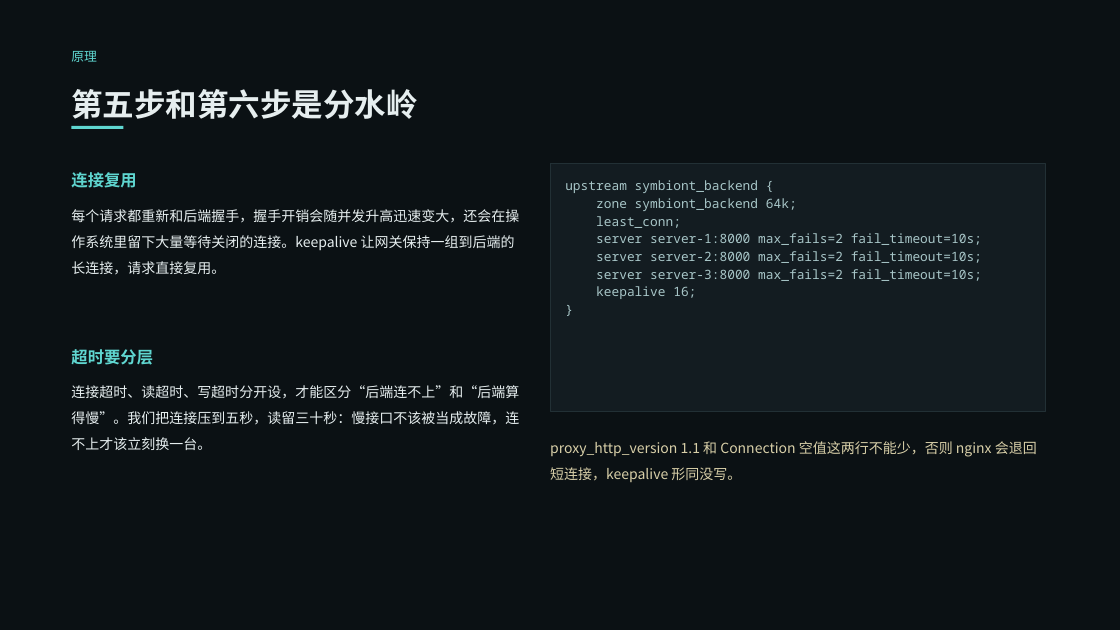
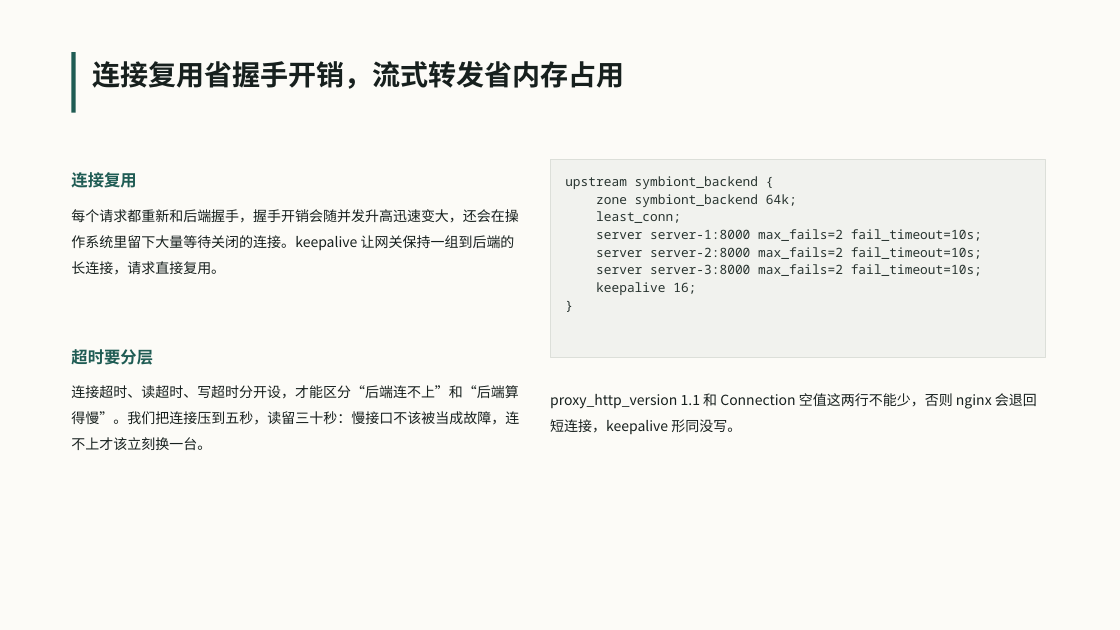
Before and after one commit to VesselPaper/symbiont, a slide deck: slide 5 of share/技术分享-应用代理与负载均衡.pptx. Drawn at 1120x630 pixels with LibreOffice and Linux fonts; fonts in the diff are those of the drawing. Boxes give left, top, right and bottom in pixels: in the first picture for what was removed or moved away, otherwise in the second. Text is boxed around its words. In the diff, an @@ line names an element or a change of style, - is before the commit and + after.

```diff
--- a/share/技术分享-应用代理与负载均衡.pptx
+++ b/share/技术分享-应用代理与负载均衡.pptx
@@ rectangle at bbox=[0, 0, 1120, 630]: fill #0B1114 to #FCFBF7 @@
@@ text removed at bbox=[71, 51, 97, 62] @@
-原理
@@ rectangle added at bbox=[71, 52, 76, 113], fill #1F5C54 @@
@@ text at bbox=[92, 61, 624, 89]: text changed; size 27 to 24 pt; text colour #E6EEEF to #17201E @@
-第五步和第六步是分水岭
+连接复用省握手开销，流式转发省内存占用
@@ rectangle removed at bbox=[71, 126, 124, 129] @@
@@ text "连接复用" at bbox=[71, 172, 136, 188]: text colour #5FD6D0 to #1F5C54 @@
@@ rectangle "upstream symbiont_backend {": place and size @@
-rectangle "upstream symbiont_backend {" at bbox=[550, 164, 1046, 412]
+rectangle "upstream symbiont_backend {" at bbox=[550, 160, 1046, 357]
@@ rectangle "upstream symbiont_backend {" at bbox=[550, 160, 1046, 357]: text colour #A8C6C8 to #27332F; fill #131C21 to #F1F2EE; outline #223035 0.75 pt to #DCDFD9 0.75 pt @@
@@ text "每个请求都重新和后端握手，握手开销会随并发升高迅速变大，还会在操作系统里留下大量等待关闭的连接。keepalive 让网 ..." at bbox=[71, 209, 519, 275]: text colour #E6EEEF to #17201E @@
@@ text "超时要分层" at bbox=[71, 349, 153, 365]: text colour #5FD6D0 to #1F5C54 @@
@@ text "连接超时、读超时、写超时分开设，才能区分“后端连不上”和“后端算得慢”。我们把连接压到五秒，读留三十秒：慢接口不该被当成 ..." at bbox=[71, 385, 519, 450]: text colour #E6EEEF to #17201E @@
@@ text "proxy_http_version 1.1 和 Connection 空值这两行不能少，否则 ...": place and size @@
-text "proxy_http_version 1.1 和 Connection 空值这两行不能少，否则 ..." at bbox=[550, 441, 1037, 482]
+text "proxy_http_version 1.1 和 Connection 空值这两行不能少，否则 ..." at bbox=[550, 393, 1037, 434]
@@ text "proxy_http_version 1.1 和 Connection 空值这两行不能少，否则 ..." at bbox=[550, 393, 1037, 434]: text colour #D8CFA8 to #17201E @@
```
Also in this commit, not shown: 15 other slides changed, 4 slides added, 4 slides removed, 1 other file.
